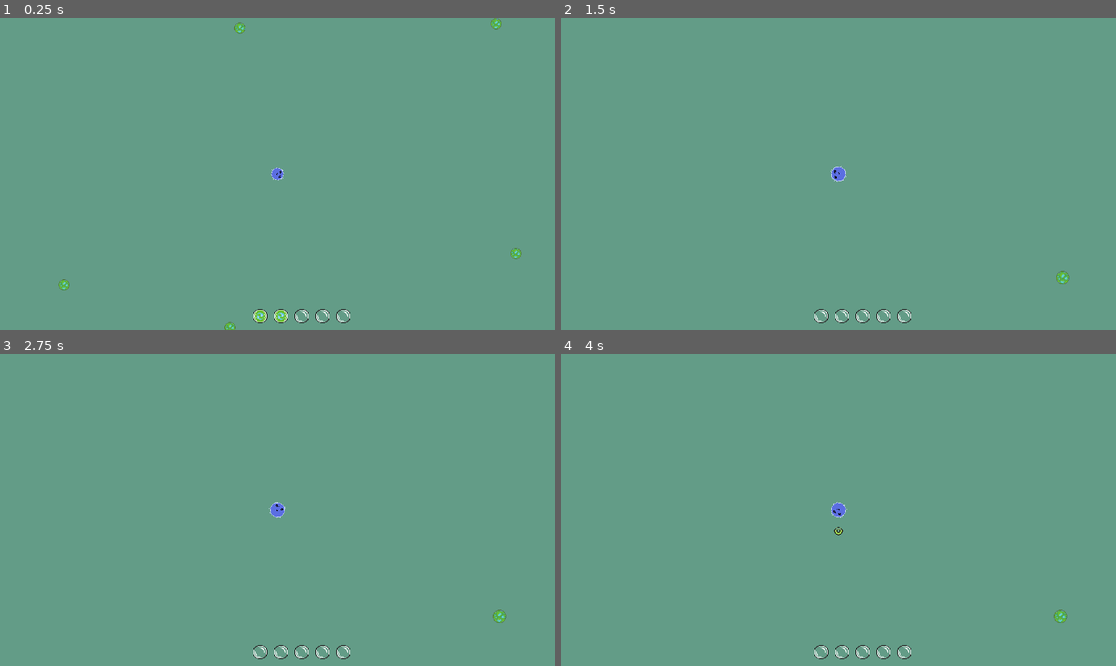
Above: before the commit, frames 1-4 (two rows, left to right).
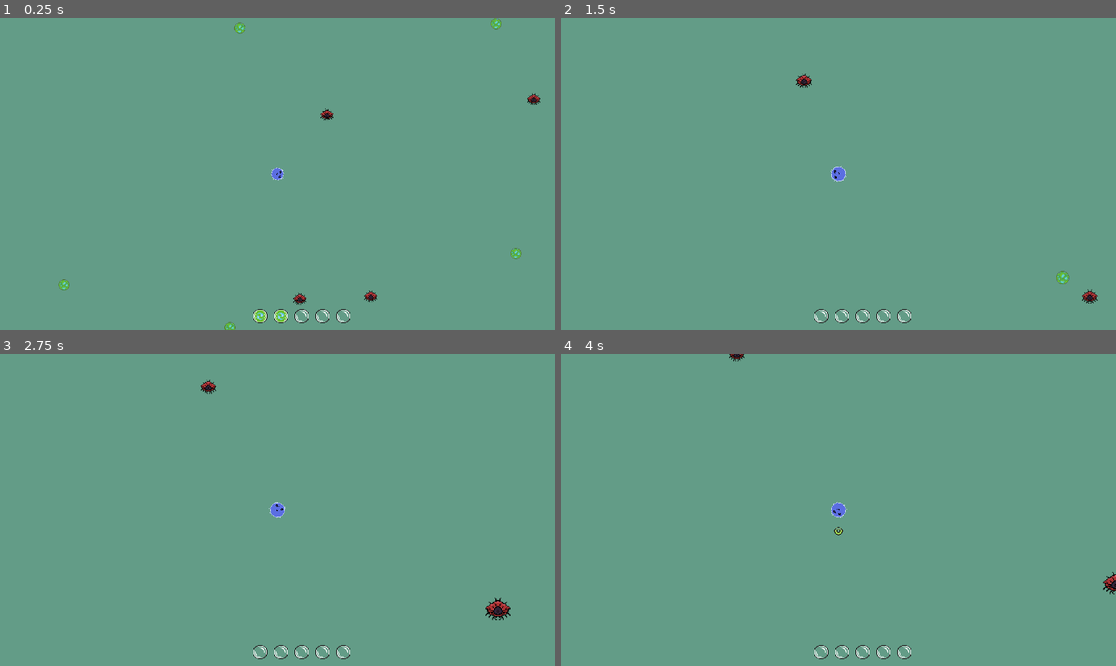
Above: after the commit, the same moments.

Repository: Ethan-D-S/primordial
Game: Godot game, scene res://main.tscn
Same seed, same stepped clock (60 frames per second), same inputs: the game is played once before the commit and once after it.
Inputs (mouse positions are in pixels of both pictures, inside the frame that each line leads up to):
- Up to frame 1 (0.25 s): no input
- Up to frame 2 (1.5 s): move the mouse to (960, 158) at 0.52 s; hold Space (dash) 0.53-1.28 s; move the mouse to (727, 189) at 1.27 s; tap Space (dash) at 1.35 s
- Up to frame 3 (2.75 s): move the mouse to (333, 441) at 2.02 s; hold Space (dash) from 2.03 s (still down); click (333, 441) at 2.1 s
- Up to frame 4 (4 s): move the mouse to (810, 572) at 2.77 s; release Space (dash) at 2.78 s; tap E (regenerate) at 2.85 s; tap Space (dash) at 3.05 s; move the mouse to (1005, 556) at 3.52 s; hold Space (dash) from 3.53 s (still down)

The runs differ from the first frame. In frame 1, 0.2% of the frame differs, in the area x 52-98%, y 24-92%; in frame 2, 0.2%; in frame 3, 0.3%, in the area x 36-92%, y 8-87%; in frame 4, 0.2%.

Commit message:
implemented new eating system across the game

Diff:
--- a/algae.gd
+++ b/algae.gd
@@ -3,6 +3,7 @@
 @export var mass: float = 0.5
 
 var this_creature_type: String = "algae"
+#eating vars
 var eating_timer: float = 0.0
 var eat_duration: float = 0.5 # time to eat
 var being_eaten_by = null
@@ -25,7 +26,8 @@
 			queue_free()
 
 
-# helper to identify eater and start the timer
+# helper to identify eater and start the timer.
+# takes over responsibility for algae being eaten from the predator.
 func start_being_eaten_by(predator):
 	being_eaten_by = predator
 	eating_timer = eat_duration
@@ -36,17 +38,3 @@
 	being_eaten_by = null
 	eating_timer = 0.0
 	#set_flash(false)
-
-
-func _on_area_entered(area: Area2D) -> void:
-	var body = area.get_parent()
-	print("area entered: ", area.name, " parent: ", area.get_parent().name)
-	if body.has_method("eat") and body.mass > mass:
-		being_eaten_by = body
-		eating_timer = eat_duration
-		#set_flash(true)
-
-func _on_area_exited(area: Area2D) -> void:
-	var body = area.get_parent()
-	if body == being_eaten_by:
-		cancel_eat()
--- a/algae.tscn
+++ b/algae.tscn
@@ -1,7 +1,7 @@
 [gd_scene load_steps=6 format=3 uid="uid://coekha85phtj6"]
 
 [ext_resource type="Script" uid="uid://dc41yktv0inm5" path="res://algae.gd" id="1_gv6lf"]
-[ext_resource type="Shader" uid="uid://cqa1wigeg4ki0" path="res://algae.gdshader" id="2_8k7eq"]
+[ext_resource type="Shader" uid="uid://c4p3ti7qcvdqi" path="res://flash.gdshader" id="2_8k7eq"]
 [ext_resource type="Texture2D" uid="uid://d1xalej2tte1o" path="res://assets/sprites/algae.png" id="2_palpr"]
 
 [sub_resource type="CircleShape2D" id="CircleShape2D_8k7eq"]
--- a/creature_data.gd
+++ b/creature_data.gd
@@ -5,6 +5,7 @@
 	## creature entries
 	"algae" : {"energy_on_eat": 1, "GM_type": "algae_GM", "GM_drop_chance": 1},
 	"wanderer" : {"energy_on_eat": 1, "GM_type": "wanderer_GM", "GM_drop_chance": 1},
+	#player?
 
 }
 
--- /dev/null
+++ b/flash.gdshader
@@ -0,0 +1,14 @@
+shader_type canvas_item;
+
+uniform bool active = false;
+
+void fragment() {
+	vec4 previous_color = texture(TEXTURE, UV);
+	vec4 white_color = vec4(1.0, 1.0, 1.0, previous_color.a);
+	vec4 new_color = previous_color;
+	if (active == true)
+	{
+		new_color = white_color;
+	}
+	COLOR = new_color;
+}
--- a/main.gd
+++ b/main.gd
@@ -12,7 +12,7 @@
 
 # Called when the node enters the scene tree for the first time.
 func _ready() -> void:
-	populate_world(1000, 0)
+	populate_world(1000, 500)
 
 
 # Called every frame. 'delta' is the elapsed time since the previous frame.
--- a/player.gd
+++ b/player.gd
@@ -28,6 +28,12 @@
 # stored energy is not available for abilites
 var stored_energy: int = 0
 var max_stored_energy: int = 1
+
+#eating vars
+var eating_timer: float = 0.0
+var eat_duration: float = 1.0 # time to eat
+var being_eaten_by = null
+@onready var player_sprite = $Sprite
 
 @onready var dash: Node = $Abilities/DashAbility
 @onready var regen: Node = $Abilities/RegenEnergyAbility
@@ -65,7 +71,7 @@
 
 
 func _physics_process(delta):
-	#skip normal movement if dashing
+	#skip normal movement when abilities take precedence
 	if is_dashing() or is_regenerating():
 		return
 
@@ -81,6 +87,20 @@
 	scale = Vector2(new_scale, new_scale)
 	update_speed()
 	emit_signal("grew")
+# TODO: functionalize with can_eat, better grouping, creature data
+func _on_touch_area_entered(area: Area2D) -> void:
+	var entity = area.get_parent()
+	# eating algae
+	if area.is_in_group("algae"):
+		area.start_being_eaten_by(self)
+	# eating wanderer
+	if entity.is_in_group("wanderer") && entity.mass < mass:
+		entity.start_being_eaten_by(self)
+
+
+func _on_touch_area_exited(area: Area2D) -> void:
+		if area.is_in_group("algae"):
+			area.cancel_eat()
 
 
 func eat(mass_eaten, creature_type):
@@ -95,14 +115,13 @@
 	gain_energy(data["energy_on_eat"])
 	grow()
 
+## STAT MUTATORS
 
 func gain_mass(mass_gained) -> void:
 	# check if maximum mass has been reached
 	if mass < max_mass:
 		mass += mass_gained
 		# emit signal for effects/animations?
-
-
 # use when increasing energy
 func gain_energy(energy_gained) -> void:
 	# check if energy is full
@@ -110,18 +129,13 @@
 		energy += energy_gained
 		# connect to UI
 		emit_signal("energy_changed", energy)
-
-
 # use when reducing energy
 func spend_energy(energy_spent) -> void:
 		if energy > 0:
 			energy -= energy_spent
 			emit_signal("energy_changed", energy)
-
-
 func update_speed():
 	speed = max(base_speed * base_mass/mass, base_speed)
-
 # boolean check for abilities active
 func is_dashing() -> bool:
 	return dash.is_dashing
--- a/player.tscn
+++ b/player.tscn
@@ -111,7 +111,7 @@
 texture_filter = 1
 script = ExtResource("1_onrkg")
 
-[node name="Sprite2D" type="Sprite2D" parent="."]
+[node name="Sprite" type="Sprite2D" parent="."]
 rotation = 1.5708
 texture = ExtResource("1_4flbx")
 
@@ -146,3 +146,6 @@
 [node name="DashAbility" type="Node" parent="Abilities"]
 script = ExtResource("6_2hs0m")
 energy_cost = 2.0
+
+[connection signal="area_entered" from="touch" to="." method="_on_touch_area_entered"]
+[connection signal="area_exited" from="touch" to="." method="_on_touch_area_exited"]
--- a/wanderer.gd
+++ b/wanderer.gd
@@ -14,17 +14,29 @@
 
 var this_creature_type = "wanderer"
 
+#eating vars
+var eating_timer: float = 0.0
+var eat_duration: float = 0.5 # time to eat
+var being_eaten_by = null
+@onready var wanderer_sprite = $Sprite
 
 func _physics_process(delta: float) -> void:
 	# keep timer consistent with framerate
 	run_timer -= delta
+	# being eaten
+	if being_eaten_by:
+		eating_timer -= delta
+
+		if eating_timer <= 0:
+			being_eaten_by.eat(mass, this_creature_type)
+			queue_free()
 
 	# check that target exists
 	if is_instance_valid(target):
 		# bias direction toward target, but don't snap perfectly
 		var toward_target = (target.global_position - global_position).normalized()
 		current_direction = current_direction.lerp(toward_target, 0.4).normalized()
-
+	## TODO: functionalize this
 		if run_timer <= 0:
 			# has valid target, stay focused
 			_start_new_run(true)
@@ -70,21 +82,34 @@
 	grow()
 	print("wanderer ate")
 
-# eating static food, like algae
+# eating
+# TODO: functionalize with can_eat, better grouping, creature data
 func _on_touch_area_entered(area: Area2D) -> void:
 	if area.is_in_group("algae"):
 		area.start_being_eaten_by(self)
+
+	# eating player
+	#else: if area.is_in_group("player") && area.get_parent().mass < mass:
+		#area.get_parent().start_being_eaten_by(self)
 
 func _on_touch_area_exited(area: Area2D) -> void:
 	if area.is_in_group("algae"):
 		area.cancel_eat()
 
-# contacted by body, like player
-func _on_touch_body_entered(body: Node2D) -> void:
-	if body.mass > mass:
-		body.eat(mass, this_creature_type)
-		queue_free()
+	#else: if area.is_in_group("player"):
+		#area.get_parent().cancel_eat()
 
+
+func start_being_eaten_by(predator):
+	being_eaten_by = predator
+	eating_timer = eat_duration
+	#set_flash(true)
+
+# reset predator/eating vars, end flash
+func cancel_eat():
+	being_eaten_by = null
+	eating_timer = 0.0
+	#set_flash(false)
 
 
 func update_speed():
@@ -96,3 +121,6 @@
 	# assign to scale property
 	scale = Vector2(new_scale, new_scale)
 	update_speed()
+
+func set_flash(on: bool) -> void:
+	wanderer_sprite.material.set_shader_parameter("active", on)
--- a/wanderer.tscn
+++ b/wanderer.tscn
@@ -1,10 +1,15 @@
-[gd_scene load_steps=6 format=3 uid="uid://d2wrw7msswkpd"]
+[gd_scene load_steps=8 format=3 uid="uid://d2wrw7msswkpd"]
 
 [ext_resource type="Script" uid="uid://bx5d4baxvpo0q" path="res://wanderer.gd" id="1_icjva"]
 [ext_resource type="Texture2D" uid="uid://bfbimgok4hahf" path="res://assets/sprites/wanderer.png" id="2_3amrx"]
+[ext_resource type="Shader" uid="uid://c4p3ti7qcvdqi" path="res://flash.gdshader" id="2_cul7r"]
 
 [sub_resource type="CircleShape2D" id="CircleShape2D_3amrx"]
 radius = 14.0
+
+[sub_resource type="ShaderMaterial" id="ShaderMaterial_gr7fw"]
+shader = ExtResource("2_cul7r")
+shader_parameter/active = false
 
 [sub_resource type="CircleShape2D" id="CircleShape2D_gr7fw"]
 radius = 396.556
@@ -12,18 +17,20 @@
 [sub_resource type="CircleShape2D" id="CircleShape2D_icjva"]
 radius = 16.0
 
-[node name="Wanderer" type="CharacterBody2D"]
+[node name="Wanderer" type="CharacterBody2D" groups=["wanderer"]]
 script = ExtResource("1_icjva")
 
 [node name="CollisionShape2D" type="CollisionShape2D" parent="."]
 position = Vector2(0, 2)
 shape = SubResource("CircleShape2D_3amrx")
 
-[node name="Sprite2D" type="Sprite2D" parent="."]
+[node name="Sprite" type="Sprite2D" parent="."]
 texture_filter = 1
+material = SubResource("ShaderMaterial_gr7fw")
 texture = ExtResource("2_3amrx")
 
 [node name="sight" type="Area2D" parent="."]
+collision_layer = 2
 
 [node name="CollisionShape2D" type="CollisionShape2D" parent="sight"]
 shape = SubResource("CircleShape2D_gr7fw")
Not shown, added: flash.gdshader.uid
